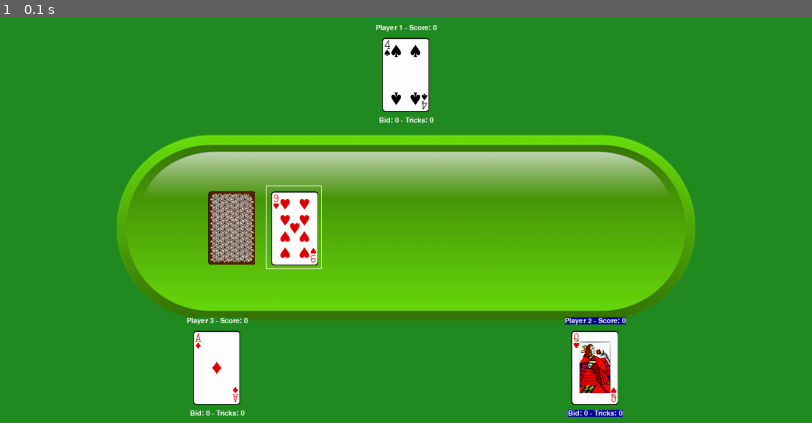
Above: before the commit, frame 1.
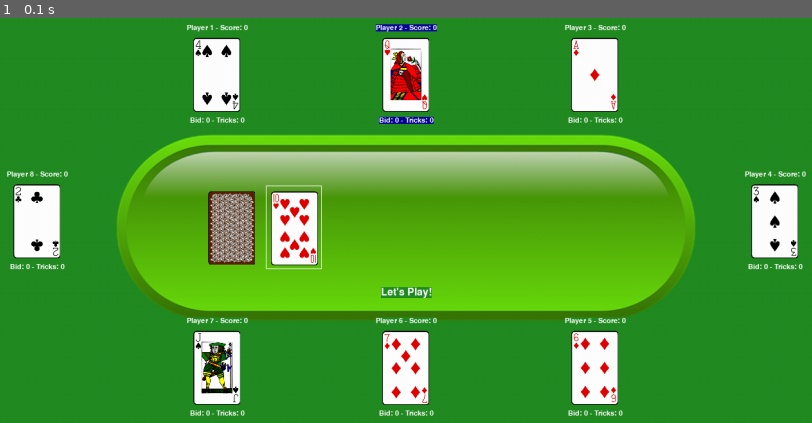
Above: after the commit, the same moment.

Repository: toddchrun/upanddown
Game: pygame game, started from game.py
The game is run twice, just before and just after one commit, with the same random seed, the same clock (stepped at 60 frames per second) and the same inputs.
Inputs:
- Up to frame 1 (0.1 s): no input

The runs differ from the first frame. In frame 1, 8.4% of the frame differs, in the area x 0-100%, y 1-99%.

Commit message:
added action message object, to be refreshed with gameplay

Diff:
--- /dev/null
+++ b/action_message.py
@@ -0,0 +1,50 @@
+"""
+Action Message Class
+"""
+import pygame
+import time
+
+class Message():
+
+    def __init__(self, settings, screen):
+        """
+        Initializes the action message that will be constantly updated and
+        will display each action of gameplay to make everything smooth
+        """
+
+        #only one message to be displayed at any given time
+        self.msg = "Let's Play!"
+
+        #visual settings
+        self.settings = settings
+        self.screen = screen
+        self.screen_rect = screen.get_rect()
+        self.bg_color = settings.bg_color
+
+        #font settings - white for now and just default
+        self.text_color = (255, 255, 255)
+        self.font = pygame.font.SysFont(None, 24)
+
+        #initial set of message image
+        self.message_image = self.font.render(self.msg, True, self.text_color,
+            self.bg_color)
+
+        #definitions of the message image rect
+        self.message_rect = self.message_image.get_rect()
+        self.message_rect.y = self.settings.screen_height * .625
+        self.message_rect.center = ((self.settings.screen_width / 2), self.message_rect.y)
+
+    def update_message(self, msg):
+        """Called often, updates the message to be displayed"""
+
+        self.msg = msg
+
+        self.message_image = self.font.render(self.msg, True, self.text_color,
+            self.bg_color)
+
+    def show_message(self):
+        """Called within screen functions update screen, will always refresh to show
+        current message
+        """
+
+        self.screen.blit(self.message_image, self.message_rect)
--- a/game.py
+++ b/game.py
@@ -13,6 +13,7 @@
 from discard_pile import Pile
 from scoreboard import Scoreboard
 from settings import Settings
+from action_message import Message
 import game_functions as gf
 import screen_functions as sf
 
@@ -55,6 +56,9 @@
 
     #table instance
     table = Table(settings, screen)
+
+    #active message instance
+    message = Message(settings, screen)
 
 ################Initial Sets################
 
@@ -108,10 +112,10 @@
         sf.set_card_pos(settings, screen, active_players)
 
         #Bid round - pass around each turn until
-        gf.bid_round(settings, screen, table, curr_round, active_players, pile, trick_card)
+        gf.bid_round(settings, screen, table, curr_round, active_players, pile, trick_card, message)
 
         #Play round
-        gf.play_round(settings, screen, table, curr_round, active_players, pile, trick_card)
+        gf.play_round(settings, screen, table, curr_round, active_players, pile, trick_card, message)
 
 
 ################Gameplay####################
--- a/game_functions.py
+++ b/game_functions.py
@@ -33,7 +33,7 @@
 
     return curr_deck[randint(0, len(curr_deck)-1)]
 
-def bid_round(settings, screen, table, curr_round, active_players, pile, trick_card):
+def bid_round(settings, screen, table, curr_round, active_players, pile, trick_card, message):
     """
     Cycles through each player to determine number of cards they wish to bid for
     the current round.
@@ -46,11 +46,11 @@
         player.turn_active = True
 
         while player.turn_active:
-            sf.update_screen(settings, screen, table, active_players, pile, trick_card)
+            sf.update_screen(settings, screen, table, active_players, pile, trick_card, message)
             sf.check_bids(settings, screen, table, player, pile, curr_round)
 
 
-def play_round(settings, screen, table, curr_round, active_players, pile, trick_card):
+def play_round(settings, screen, table, curr_round, active_players, pile, trick_card, message):
     """Plays the round based on current number of cards and trick."""
 
     count = 0
@@ -67,7 +67,7 @@
             check_for_only_tricks(player, trick_card.suit)
 
             while player.turn_active:
-                sf.update_screen(settings, screen, table, active_players, pile, trick_card)
+                sf.update_screen(settings, screen, table, active_players, pile, trick_card, message)
                 sf.check_play(settings, screen, table, player, pile, trick_card, curr_round)
 
         #After a given hand, check to see if the trick was broken.  If so, the next hand can be led with trick
--- a/screen_functions.py
+++ b/screen_functions.py
@@ -28,7 +28,7 @@
         elif event.type == pygame.KEYDOWN :
             check_keydown_events(settings, screen, event, player, curr_round)
 
-def update_screen(settings, screen, table, active_players, pile, trick_card) :
+def update_screen(settings, screen, table, active_players, pile, trick_card, message) :
     """Updates the images on the screen"""
 
     #Basic display drawing/fill
@@ -42,6 +42,9 @@
 
     #Display Trick Card
     trick_card.blitme()
+
+    #Display current action
+    message.show_message()
 
     #Display discard pile
     pile.discards.draw(screen)
--- a/settings.py
+++ b/settings.py
@@ -23,14 +23,14 @@
 
         #Basic settings
         self.game = "Multiplayer"
-        self.number_of_players = 3
+        self.number_of_players = 8
         self.starting_round = 1
         self.max_rounds_available = math.trunc(53 / self.number_of_players)
         self.trick_x = self.screen_width * .35 #trick set
         self.trick_y = (self.screen_height / 2) - (.071875 * self.screen_height) #Set for card to be centered
 
         #Make sure max rounds will have enough cards!
-        self.max_rounds = 7
+        self.max_rounds = 3
         try:
             self.max_rounds < self.max_rounds_available
         except:
